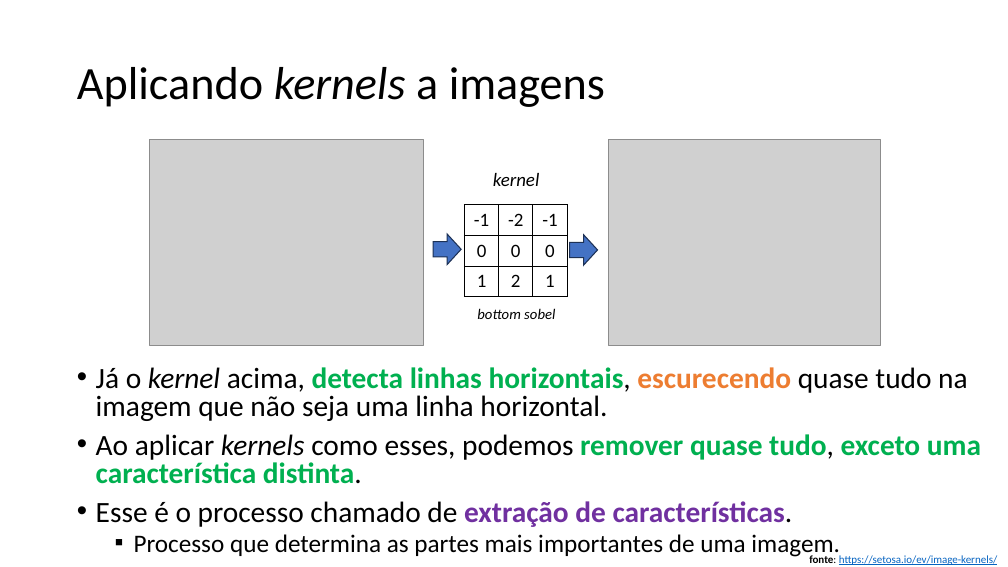
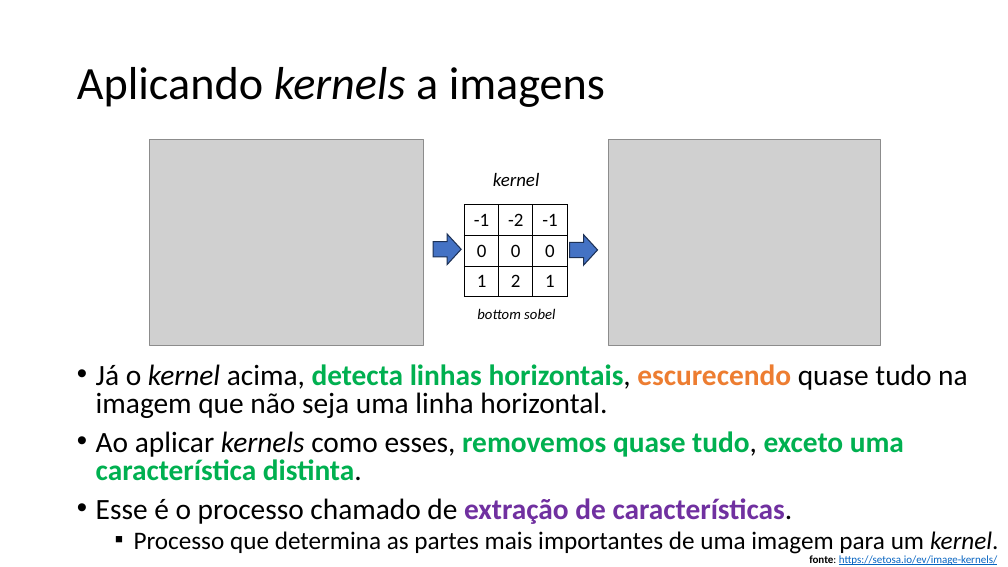
Before and after one commit to zz4fap/c24_inteligencia_artificial, a slide deck: slide 42 of slides/C24_CNN.pptx (slide 40 before the commit). Drawn at 1008x567 pixels with LibreOffice and Linux fonts; fonts in the diff are those of the drawing; grey boxes stand for pictures. Boxes give left, top, right and bottom in pixels: in the first picture for what was removed or moved away, otherwise in the second. Text is boxed around its words. In the diff, an @@ line names an element or a change of style, - is before the commit and + after.

```diff
--- a/slides/C24_CNN.pptx
+++ b/slides/C24_CNN.pptx
@@ text at (96, 431, 904, 481): text changed @@
-• Ao aplicar kernels como esses, podemos remover quase tudo, exceto uma característica distinta.
+• Ao aplicar kernels como esses, removemos quase tudo, exceto uma característica distinta.
@@ text at (134, 531, 998, 554): text changed @@
-  ▪ Processo que determina as partes mais importantes de uma imagem.
+  ▪ Processo que determina as partes mais importantes de uma imagem para um kernel.
```
Also in this commit, not shown: 13 other slides changed, 2 slides added, 2 other files.
